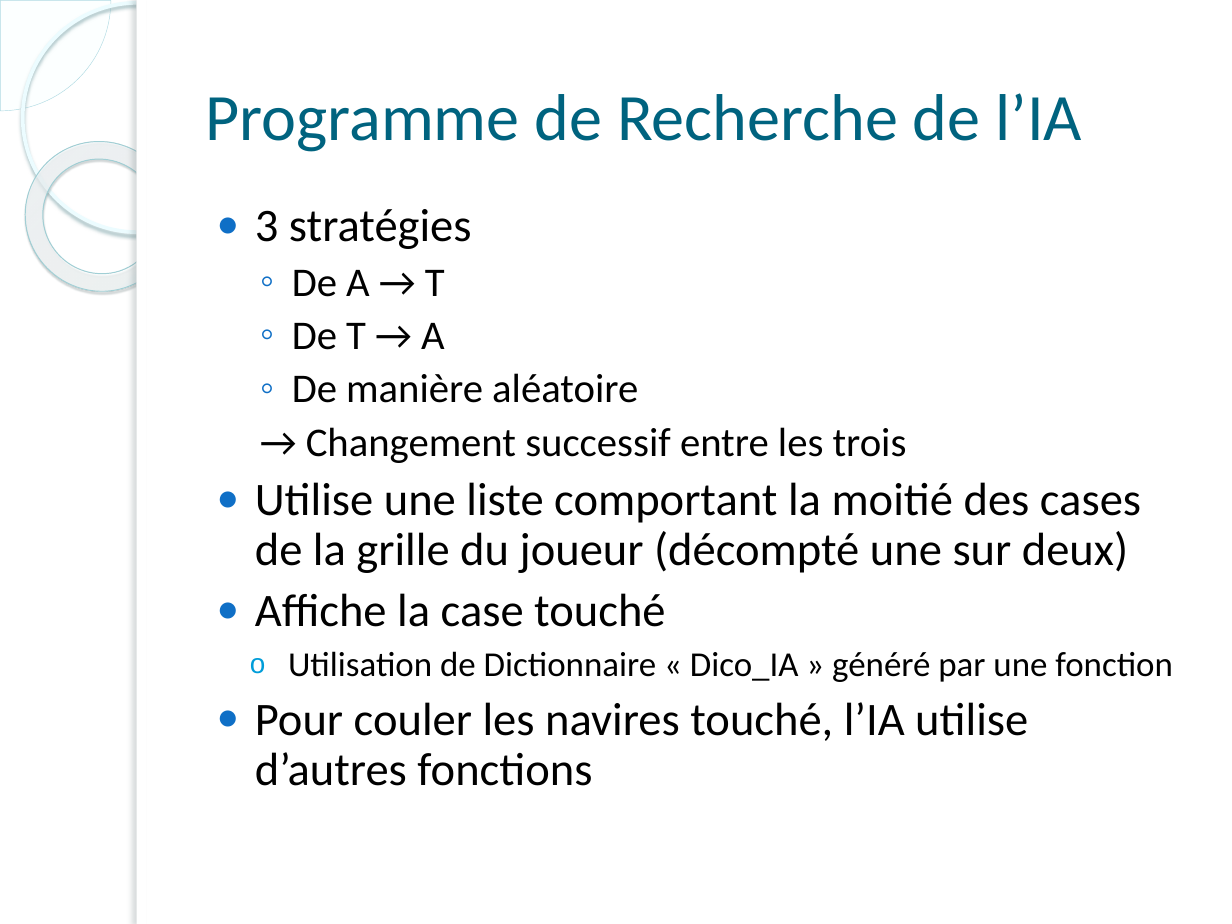
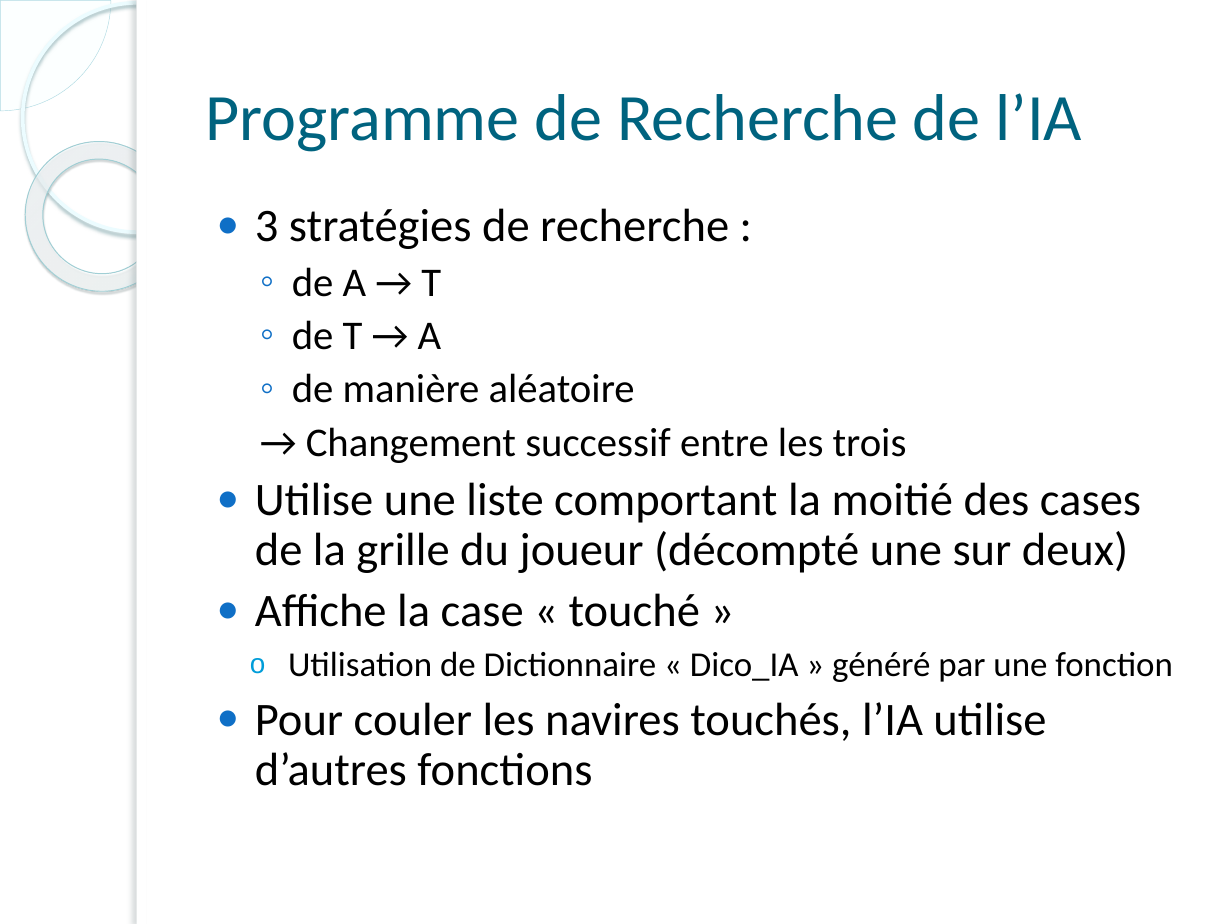
Before and after one commit to bacisn2/projetISN, a slide deck: slide 12 of For Synthèse/Diapo ISN.pptx (slide 8 before the commit). Drawn at 1232x924 pixels with LibreOffice and Linux fonts; fonts in the diff are those of the drawing; background and template pictures are left out. Boxes give left, top, right and bottom in pixels: in the first picture for what was removed or moved away, otherwise in the second. Text is boxed around its words. In the diff, an @@ line names an element or a change of style, - is before the commit and + after.

Commit message:
Final Commit
Mise en ligne des derniers documents du projet tel que la synthèse ou le
diaporama de l'oral.
Fichiers textes revus pour faciliter leur lecture et compréhension (les
deux en majuscules sont les plus importants)

```diff
--- a/For Synthèse/Diapo ISN.pptx
+++ b/For Synthèse/Diapo ISN.pptx
@@ text at <box>255,208,729,403</box>: text changed @@
-● 3 stratégies
-  ◦ De A → T
-  ◦ De T → A
-  ◦ De manière aléatoire
+● 3 stratégies de recherche :
+  ◦ de A → T
+  ◦ de T → A
+  ◦ de manière aléatoire
@@ text at <box>255,593,700,627</box>: text changed @@
-● Affiche la case touché
+● Affiche la case « touché »
@@ text at <box>255,702,1046,786</box>: text changed @@
-● Pour couler les navires touché, l’IA utilise d’autres fonctions
+● Pour couler les navires touchés, l’IA utilise d’autres fonctions
```
Also in this commit, not shown: 6 other slides changed, 4 slides added, 1 slide removed, 9 other files.
